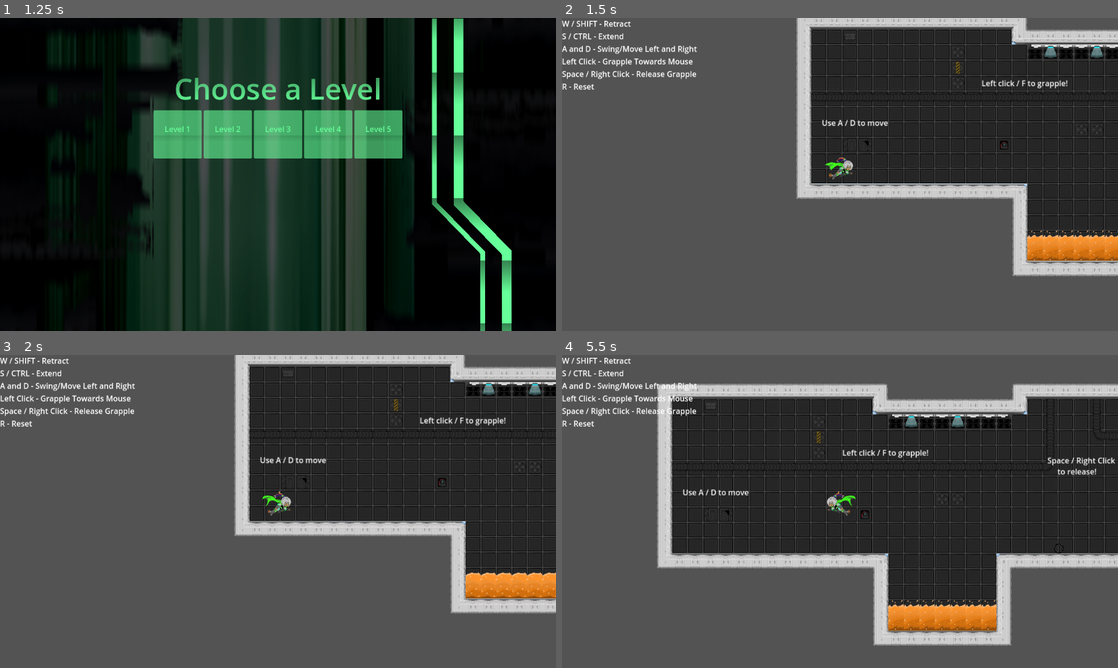
Above: before the commit, frames 1-4 (two rows, left to right).
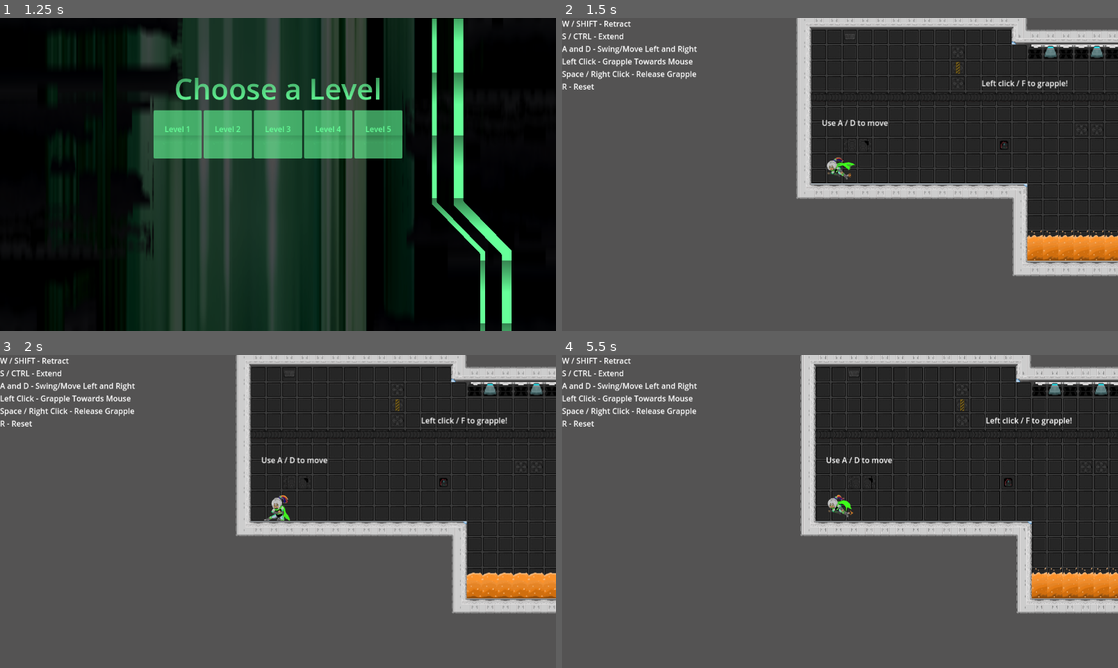
Above: after the commit, the same moments.

Repository: matthewchen146/cmpm-172-grappling-platformer
Game: Godot game, scene res://scenes/main_scenes/title/title.tscn
The game is run twice, just before and just after one commit, with the same random seed, the same clock (stepped at 60 frames per second) and the same inputs.
Inputs (mouse positions are in pixels of both pictures, inside the frame that each line leads up to):
- Up to frame 1 (1.25 s): click "Play" at 0.5 s
- Up to frame 2 (1.5 s): click "Level 1 (Level 1)" at 1.25 s
- Up to frame 3 (2 s): no input
- Up to frame 4 (5.5 s): tap Enter every 0.75 s from 2 to 5 s; move the mouse to (962, 495) at 2.02 s; hold D (move_right) 2.03-2.78 s; click (962, 495) at 2.1 s; tap Space (jump) at 2.27, 3.02, 4.52, 5.27 s; move the mouse to (728, 527) at 2.77 s; hold Down 2.78-3.53 s; tap S (lower) at 2.85 s; move the mouse to (895, 442) at 3.52 s; hold D (move_right) 3.53-4.28 s; hold W (raise) 3.53-4.28 s; move the mouse to (812, 574) at 4.27 s; hold Up 4.28-5.03 s; tap F at 4.35 s; click (812, 574) at 4.42 s; move the mouse to (1006, 558) at 5.02 s; hold A (move_left) from 5.03 s (still down); hold J from 5.03 s (still down)

Frame 1 is identical in both runs. In frame 2, 0.2% of the frame differs, in the area x 47-53%, y 44-52%; in frame 3, 4.6%; in frame 4, 43%, in the area x 17-100%, y 0-93%.

Commit message:
Fixed no-jump bug, and made a launch-pad!

Diff:
--- a/Assets/Tile-Set.tres
+++ b/Assets/Tile-Set.tres
@@ -268,6 +268,44 @@
 6:8/0 = 0
 6:8/0/physics_layer_0/linear_velocity = Vector2(0, 0)
 6:8/0/physics_layer_0/angular_velocity = 0.0
+10:7/0 = 0
+10:7/0/physics_layer_0/linear_velocity = Vector2(0, 0)
+10:7/0/physics_layer_0/angular_velocity = 0.0
+11:7/0 = 0
+11:7/0/physics_layer_0/linear_velocity = Vector2(0, 0)
+11:7/0/physics_layer_0/angular_velocity = 0.0
+12:7/0 = 0
+12:7/0/physics_layer_0/linear_velocity = Vector2(0, 0)
+12:7/0/physics_layer_0/angular_velocity = 0.0
+13:7/0 = 0
+13:7/0/physics_layer_0/linear_velocity = Vector2(0, 0)
+13:7/0/physics_layer_0/angular_velocity = 0.0
+10:8/animation_columns = 8
+10:8/animation_speed = 8.0
+10:8/animation_frame_0/duration = 1.0
+10:8/animation_frame_1/duration = 1.0
+10:8/animation_frame_2/duration = 1.0
+10:8/animation_frame_3/duration = 1.0
+10:8/animation_frame_4/duration = 1.0
+10:8/animation_frame_5/duration = 1.0
+10:8/animation_frame_6/duration = 1.0
+10:8/animation_frame_7/duration = 1.0
+10:8/0 = 0
+10:8/0/physics_layer_0/linear_velocity = Vector2(0, 0)
+10:8/0/physics_layer_0/angular_velocity = 0.0
+14:7/animation_columns = 8
+14:7/animation_speed = 8.0
+14:7/animation_frame_0/duration = 1.0
+14:7/animation_frame_1/duration = 1.0
+14:7/animation_frame_2/duration = 1.0
+14:7/animation_frame_3/duration = 1.0
+14:7/animation_frame_4/duration = 1.0
+14:7/animation_frame_5/duration = 1.0
+14:7/animation_frame_6/duration = 1.0
+14:7/animation_frame_7/duration = 1.0
+14:7/0 = 0
+14:7/0/physics_layer_0/linear_velocity = Vector2(0, 0)
+14:7/0/physics_layer_0/angular_velocity = 0.0
 
 [sub_resource type="TileSetAtlasSource" id="TileSetAtlasSource_m007x"]
 texture = ExtResource("1_4t3yt")
--- /dev/null
+++ b/scenes/prefab_scenes/launch_pad.tscn
@@ -0,0 +1,95 @@
+[gd_scene load_steps=9 format=3 uid="uid://cgaeymlik4bk2"]
+
+[ext_resource type="Script" path="res://scripts/Launch-Pad.gd" id="1_umvcq"]
+[ext_resource type="Texture2D" uid="uid://cms6bu4obj7qv" path="res://Assets/LaunchPad.png" id="2_ehjuq"]
+
+[sub_resource type="RectangleShape2D" id="RectangleShape2D_03ay8"]
+size = Vector2(32, 36)
+
+[sub_resource type="RectangleShape2D" id="RectangleShape2D_m7r3g"]
+size = Vector2(60, 36)
+
+[sub_resource type="Animation" id="Animation_cxtt3"]
+resource_name = "Active"
+length = 0.8
+tracks/0/type = "value"
+tracks/0/imported = false
+tracks/0/enabled = true
+tracks/0/path = NodePath("Sprite2D:frame")
+tracks/0/interp = 1
+tracks/0/loop_wrap = true
+tracks/0/keys = {
+"times": PackedFloat32Array(0, 0.1, 0.2, 0.3),
+"transitions": PackedFloat32Array(1, 1, 1, 1),
+"update": 1,
+"values": [8, 9, 10, 11]
+}
+
+[sub_resource type="Animation" id="Animation_axke5"]
+resource_name = "Idle"
+length = 0.8
+tracks/0/type = "value"
+tracks/0/imported = false
+tracks/0/enabled = true
+tracks/0/path = NodePath("Sprite2D:frame")
+tracks/0/interp = 1
+tracks/0/loop_wrap = true
+tracks/0/keys = {
+"times": PackedFloat32Array(0, 0.1, 0.2, 0.3, 0.4, 0.5, 0.6, 0.7),
+"transitions": PackedFloat32Array(1, 1, 1, 1, 1, 1, 1, 1),
+"update": 1,
+"values": [0, 1, 2, 3, 4, 5, 6, 7]
+}
+
+[sub_resource type="Animation" id="Animation_4xt4g"]
+length = 0.001
+tracks/0/type = "value"
+tracks/0/imported = false
+tracks/0/enabled = true
+tracks/0/path = NodePath("Sprite2D:frame")
+tracks/0/interp = 1
+tracks/0/loop_wrap = true
+tracks/0/keys = {
+"times": PackedFloat32Array(0),
+"transitions": PackedFloat32Array(1),
+"update": 1,
+"values": [8]
+}
+
+[sub_resource type="AnimationLibrary" id="AnimationLibrary_fo1gi"]
+_data = {
+"Active": SubResource("Animation_cxtt3"),
+"Idle": SubResource("Animation_axke5"),
+"RESET": SubResource("Animation_4xt4g")
+}
+
+[node name="Launch-Pad" type="StaticBody2D"]
+script = ExtResource("1_umvcq")
+
+[node name="CollisionShape2D" type="CollisionShape2D" parent="."]
+position = Vector2(-46, 46)
+shape = SubResource("RectangleShape2D_03ay8")
+
+[node name="CollisionShape2D2" type="CollisionShape2D" parent="."]
+position = Vector2(46, 46)
+shape = SubResource("RectangleShape2D_03ay8")
+
+[node name="Sprite2D" type="Sprite2D" parent="."]
+texture = ExtResource("2_ehjuq")
+hframes = 8
+vframes = 2
+frame = 8
+metadata/_edit_lock_ = true
+
+[node name="Area2D" type="Area2D" parent="."]
+
+[node name="CollisionShape2D" type="CollisionShape2D" parent="Area2D"]
+position = Vector2(0, 46)
+shape = SubResource("RectangleShape2D_m7r3g")
+
+[node name="AnimationPlayer" type="AnimationPlayer" parent="."]
+libraries = {
+"": SubResource("AnimationLibrary_fo1gi")
+}
+
+[connection signal="body_entered" from="Area2D" to="." method="Body_Entered_Jump_Region"]
--- /dev/null
+++ b/scripts/Launch-Pad.gd
@@ -0,0 +1,20 @@
+extends Node
+
+
+# Called when the node enters the scene tree for the first time.
+func _ready():
+	pass # Replace with function body.
+
+
+# Called every frame. 'delta' is the elapsed time since the previous frame.
+func _process(delta):
+	if not $AnimationPlayer.is_playing() and $AnimationPlayer.get_animation("Active"):
+		$AnimationPlayer.play("Idle")
+
+
+func Body_Entered_Jump_Region(body):
+	$AnimationPlayer.play("Active")
+	if body is RigidBody2D:
+		body.linear_velocity.y = 0
+		body.apply_impulse(Vector2(0, -1000))
+	pass # Replace with function body.
--- a/scripts/Player.gd
+++ b/scripts/Player.gd
@@ -358,8 +358,13 @@
 		movement.x += int(Input.is_action_pressed("move_right"))
 	if linear_velocity.x > -speed_limit or (grappling and not pulling):
 		movement.x -= int(Input.is_action_pressed("move_left"))
-	if not Input.is_action_pressed("move_right") and not Input.is_action_pressed("move_left") and onGround:
-		linear_velocity.x /= 1.5
+	if onGround:
+		if not Input.is_action_pressed("move_left") and not Input.is_action_pressed("move_right"):
+			linear_damp = 6
+		else:
+			linear_damp = 0.05
+	else:
+		linear_damp = 0.05
 	if grappling and not pulling:
 		if onGround:
 			apply_force(movement * move_speed)
Binary file added: Assets/LaunchPad.png
Not shown, added: Assets/LaunchPad.png.import
Binary file changed: Assets/TILESET.png
